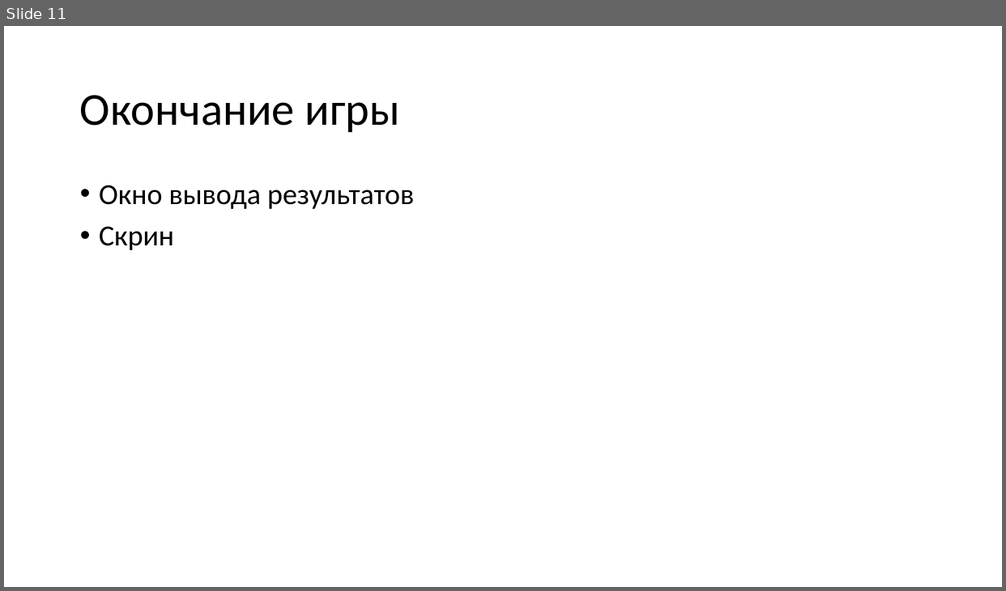
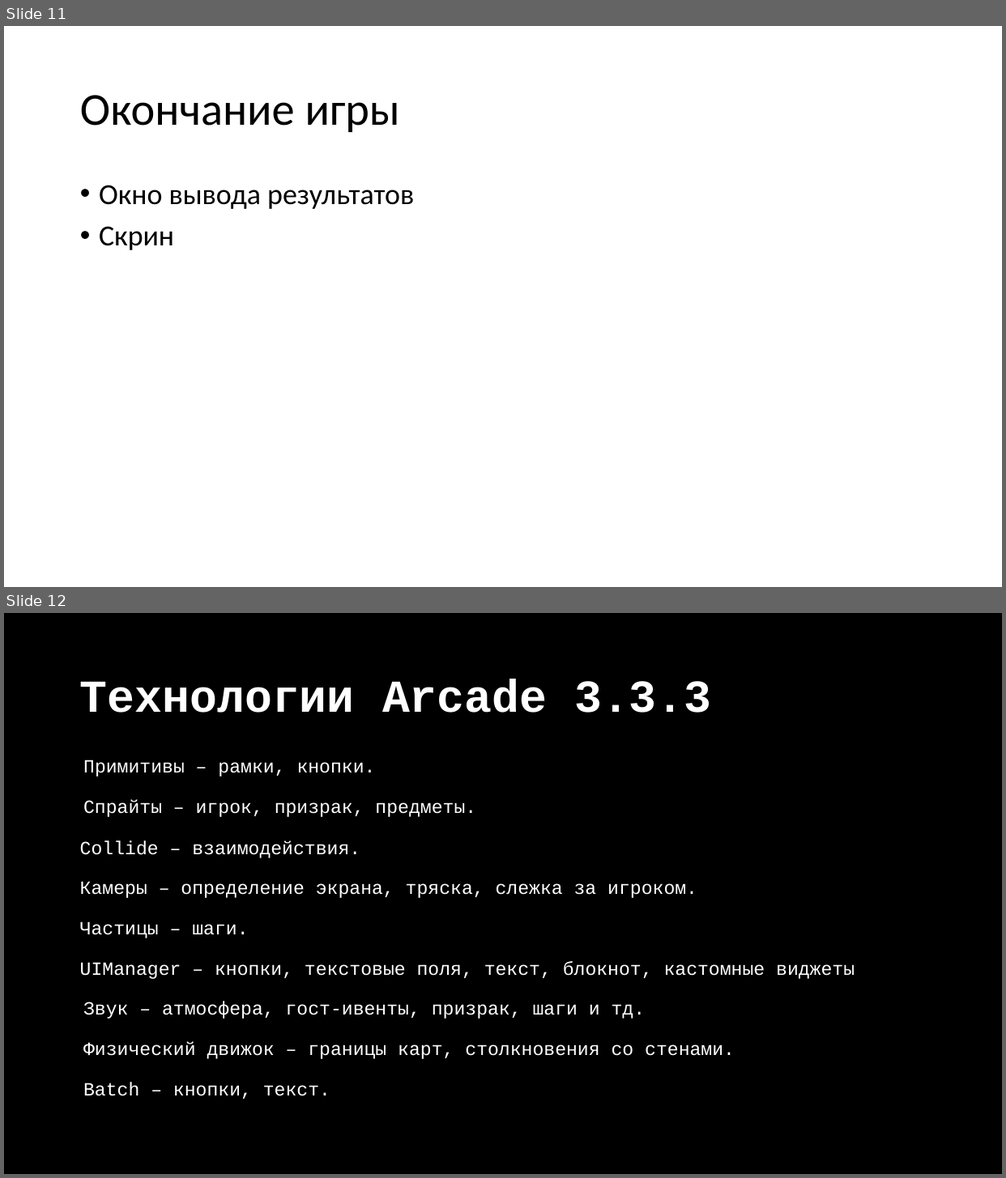
Before and after one commit to txtXD949/parafect, a slide deck: docs/Parafect.pptx. Shown one above the other, each under a label of ours: slide 11 before the commit, slides 11 and 12 after it. The pictures are 1006x591 and 1006x1178 pixels, drawn with LibreOffice and Linux fonts; fonts in the diff are those of the drawing. Boxes give left, top, right and bottom in pixels: in the first picture for what was removed or moved away, otherwise in the second. Text is boxed around its words. In the diff, an @@ line names an element or a change of style, - is before the commit and + after.

```diff
--- a/docs/Parafect.pptx
+++ b/docs/Parafect.pptx
@@ slide 12 added at <box>4,613,1002,1174</box>, background #000000 @@
@@ title added at <box>80,679,711,713</box>, 44 pt, text #FFFFFF, bold @@
+Технологии Arcade 3.3.3
@@ text added at <box>83,760,376,777</box>, 18 pt, text #FFFFFF @@
+Примитивы – рамки, кнопки.
@@ text added at <box>83,800,476,817</box>, 18 pt, text #FFFFFF @@
+Спрайты – игрок, призрак, предметы.
@@ text added at <box>80,841,360,858</box>, 18 pt, text #FFFFFF @@
+Collide – взаимодействия.
@@ text added at <box>80,881,697,898</box>, 18 pt, text #FFFFFF @@
+Камеры – определение экрана, тряска, слежка за игроком.
@@ text added at <box>80,922,248,939</box>, 18 pt, text #FFFFFF @@
+Частицы – шаги.
@@ text added at <box>80,961,854,979</box>, 18 pt, text #FFFFFF @@
+UIManager – кнопки, текстовые поля, текст, блокнот, кастомные виджеты
@@ text added at <box>83,1002,646,1019</box>, 18 pt, text #FFFFFF @@
+Звук – атмосфера, гост-ивенты, призрак, шаги и тд.
@@ text added at <box>83,1041,735,1059</box>, 18 pt, text #FFFFFF @@
+Физический движок – границы карт, столкновения со стенами.
@@ text added at <box>83,1082,330,1099</box>, 18 pt, text #FFFFFF @@
+Batch – кнопки, текст.
```
Also in this commit, not shown: 4 slides changed, 6 other slides added, 7 slides removed, 4 other files.
